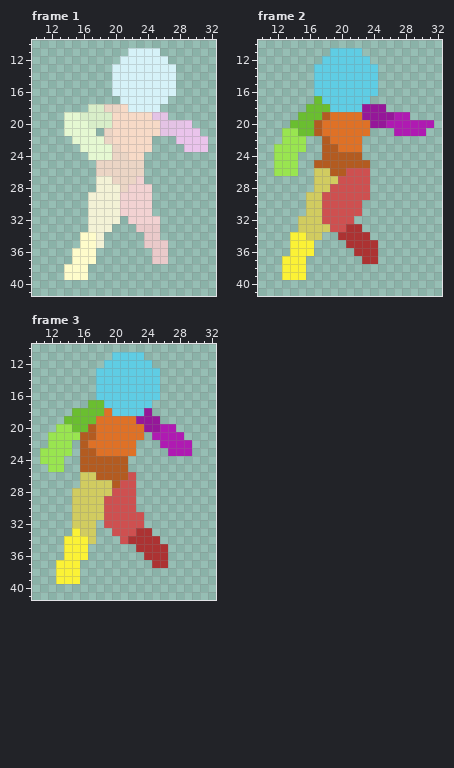
Two versions of one pixel-art file, Assets/Art/Pixel Art Character Asset Packs 1-4 (final)/Asset Packs 1-4 (final)/Asset Pack-V3/Player Hurt-Damaged/Player Hurt 48x48.aseprite. The picture above was drawn from the file before the commit.
48x48 pixels, 4 frames. Shown: frame 1: x 10..32, y 10..41; frame 2: x 10..32, y 10..41; frame 3: x 10..32, y 10..41. The commit also changed other frames, which this record leaves out.
The result:
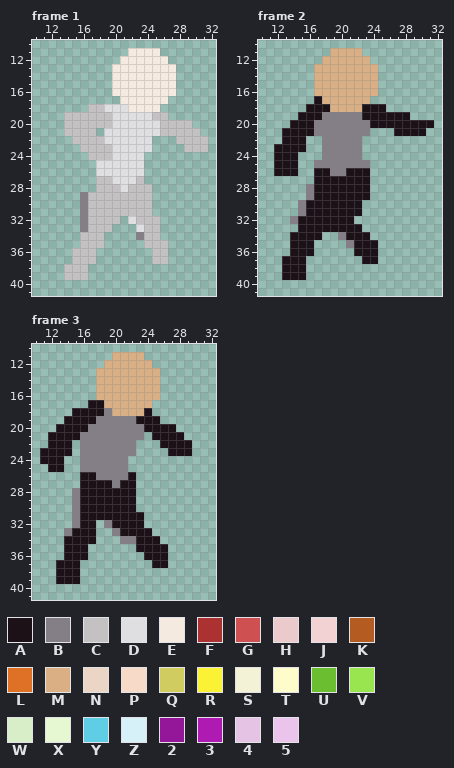
Palette (. is transparent): A #1c1117  B #847e87  C #c4c1c3  D #dfdee0  E #f5eadf  F #ac3232  G #ce5050  H #eacaca  J #f2d2d2  K #b35b20  L #df7126  M #d9af83  N #ebd5c5  P #f7dac7  Q #d1cc60  R #fbf236  S #f3f2d6  T #fefccb  U #6abe30  V #99e550  W #d8eec9  X #e5f8d2  Y #5fcde4  Z #d6f2f8  2 #951799  3 #af1ab2  4 #e4c3e5  5 #eac4eb
The exact change:
Changed rows in their new state; - is an unchanged pixel.
Frame 1:
first column x 14:
11 --------EEEE------
12 -------EEEEEE-----
13 ------EEEEEEEE----
14 ------EEEEEEEE----
15 ------EEEEEEEE----
16 ------EEEEEEEE----
17 -------EEEEEE-----
18 ---CCDDDEEEE------
19 CCCCCCDDDDDCC-----
20 CCCCCCDDDDDDCCCC--
21 CCCC-DDDDDDDCCCCC-
22 -CCCCDDDDDD---CCCC
23 --CCCCDDDDD----CCC
24 ---CCCDDDD--------
25 ----DDDDDD--------
26 ----DDDDDD--------
27 ----CCDDDC--------
28 ----CCCDCCC-------
29 --BCCCCCCCC-------
30 --BCCCCCCCC-------
31 --BCCCCCCCC-------
32 --BCCCC-DCCC------
33 --BCCC---DCC------
34 --CCC----BCC------
35 --CCC-----CCC-----
36 -CCC-------CC-----
37 -CCC-------CC-----
38 CCC---------------
39 CCC---------------
Frame 2:
first column x 12:
11 -------MMMM---------
12 ------MMMMMM--------
13 -----MMMMMMMM-------
14 -----MMMMMMMM-------
15 -----MMMMMMMM-------
16 -----MMMMMMMM-------
17 -----AMMMMMM--------
18 ----AAAMMMMAAA------
19 ---AAABBBBBAAAAAA---
20 --AAABBBBBBBAAAAAAAA
21 -AAAABBBBBBB---AAAA-
22 -AAA--BBBBB---------
23 AAAA--BBBBB---------
24 AAA---BBBBB---------
25 AAA--BBBBBBB--------
26 AAA--AABBAAA--------
27 -----AAAAAAA--------
28 ----BAAAAAAA--------
29 ----BAAAAAAA--------
30 ---BAAAAAAA---------
31 ---BAAAAAAA---------
32 --BAAAAAAA----------
33 ---AAAAAAAA---------
34 --AAAA--BAAA--------
35 --AAA----BAAA-------
36 --AAA-----AAA-------
37 -AAA-------AA-------
38 -AAA----------------
39 -AAA----------------
Frame 3:
first column x 11:
11 ---------MMMM------
12 --------MMMMMM-----
13 -------MMMMMMMM----
14 -------MMMMMMMM----
15 -------MMMMMMMM----
16 -------MMMMMMMM----
17 ------AAMMMMMM-----
18 ----AAAABMMMMA-----
19 ---AAAABBBBBAAA----
20 --AAAABBBBBBBAAAA--
21 -AAAABBBBBBBB-AAAA-
22 -AAA-BBBBBBB---AAAA
23 AAAA-BBBBBBB----AAA
24 AAA--BBBBBB--------
25 -AA--BBBBBB--------
26 -----AABBBBA-------
27 -----AAAABAA-------
28 ----BAAAAAAA-------
29 ----BAAAAAAA-------
30 ----BAAAAAAA-------
31 ----BAAAAAAAA------
32 ----BAA-BAAAA------
33 ---BAAA--BAAAA-----
34 ---AAAA---BBAAA----
35 ---AAA------AAAA---
36 ---AAA-------AAA---
37 --AAA---------AA---
38 --AAA--------------
39 --AAA--------------
Pixel boxes of the changes (left, top, right, bottom) in both pictures:
changed: (64, 48, 208, 280)
changed: (274, 48, 434, 280)
changed: (40, 352, 192, 584)
